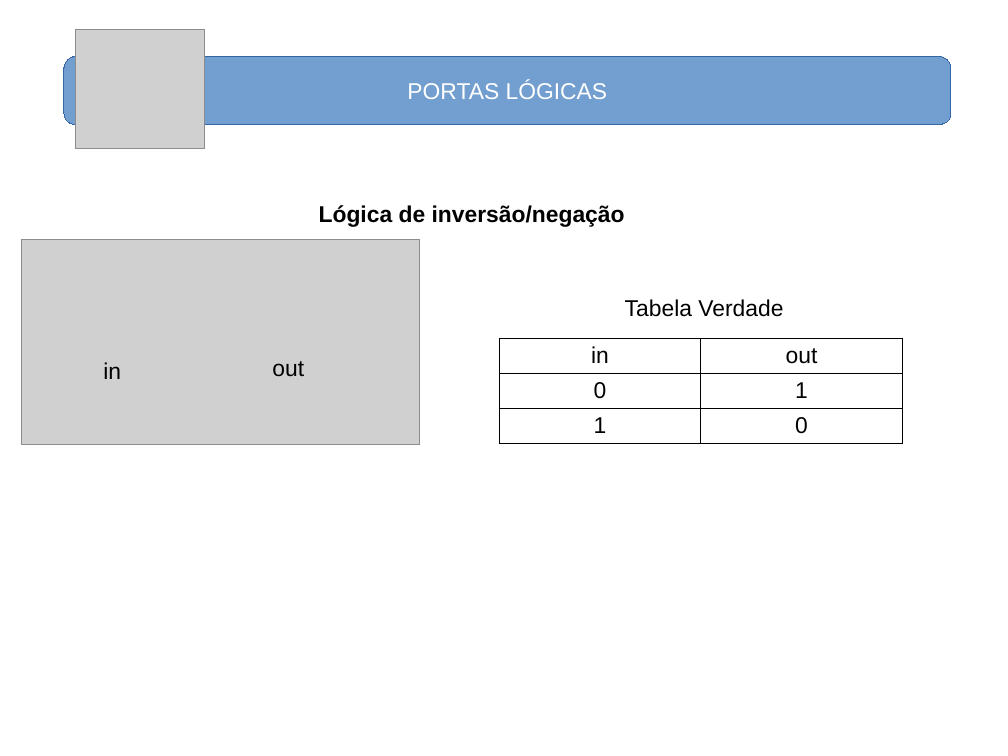
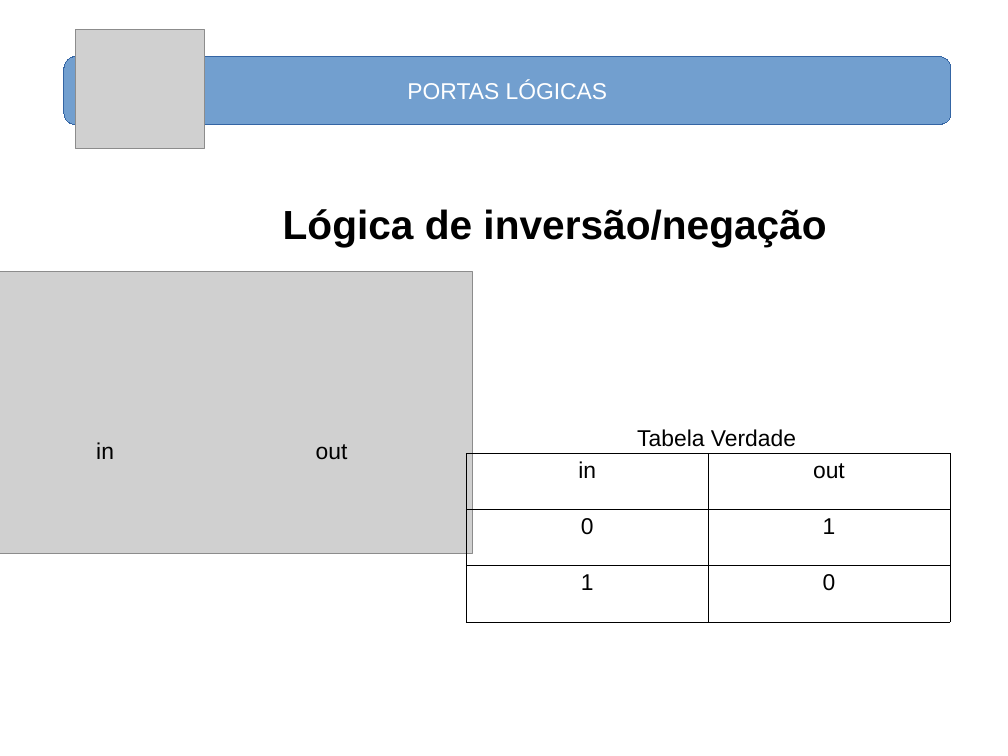
Before and after one commit to nelsoncsc/basicSV, a slide deck: slide 11 of docs/basicSV.odp. Drawn at 1008x756 pixels with LibreOffice and Linux fonts; fonts in the diff are those of the drawing; grey boxes stand for pictures. Boxes give left, top, right and bottom in pixels: in the first picture for what was removed or moved away, otherwise in the second. Text is boxed around its words. In the diff, an @@ line names an element or a change of style, - is before the commit and + after.

```diff
--- a/docs/basicSV.odp
+++ b/docs/basicSV.odp
@@ text "Lógica de inversão/negação": place and size @@
-text "Lógica de inversão/negação" at (319, 205, 625, 227)
+text "Lógica de inversão/negação" at (283, 209, 826, 247)
@@ text "Lógica de inversão/negação" at (283, 209, 826, 247): size 18 to 32 pt @@
@@ picture: place and size @@
-picture at (21, 239, 420, 444)
+picture at (0, 272, 472, 554)
@@ text "Tabela Verdade": place and size @@
-text "Tabela Verdade" at (625, 299, 783, 317)
+text "Tabela Verdade" at (637, 429, 796, 447)
@@ text "in": place and size @@
-text "in" at (103, 362, 121, 379)
+text "in" at (96, 442, 114, 459)
@@ text "out": place and size @@
-text "out" at (272, 361, 304, 377)
+text "out" at (316, 444, 348, 460)
@@ table: place and size @@
-table at (499, 338, 902, 444)
+table at (466, 454, 949, 622)
```
Also in this commit, not shown: 39 other slides changed, 11 slides added, 3 slides removed, 12 other files.
